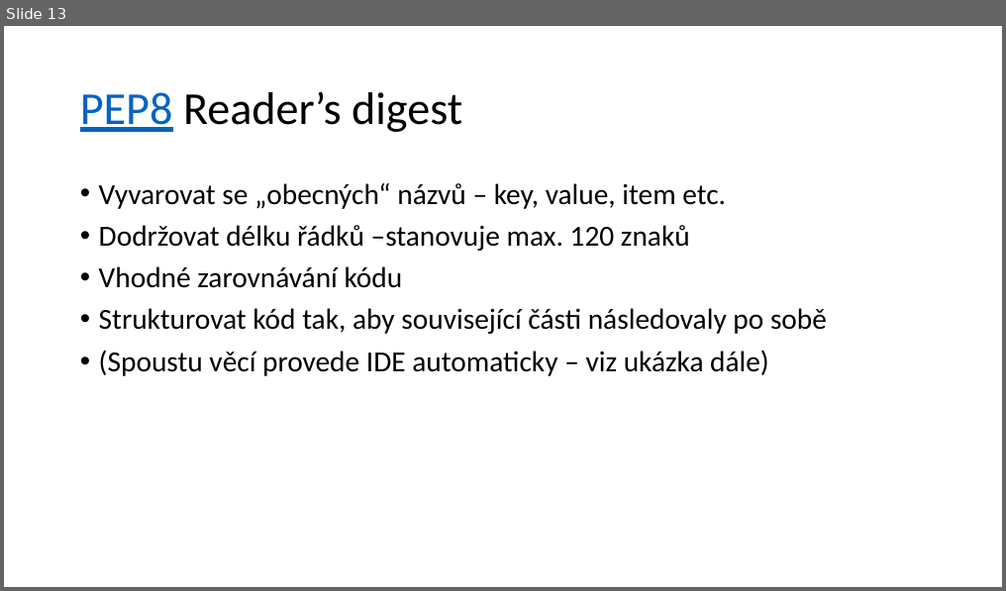
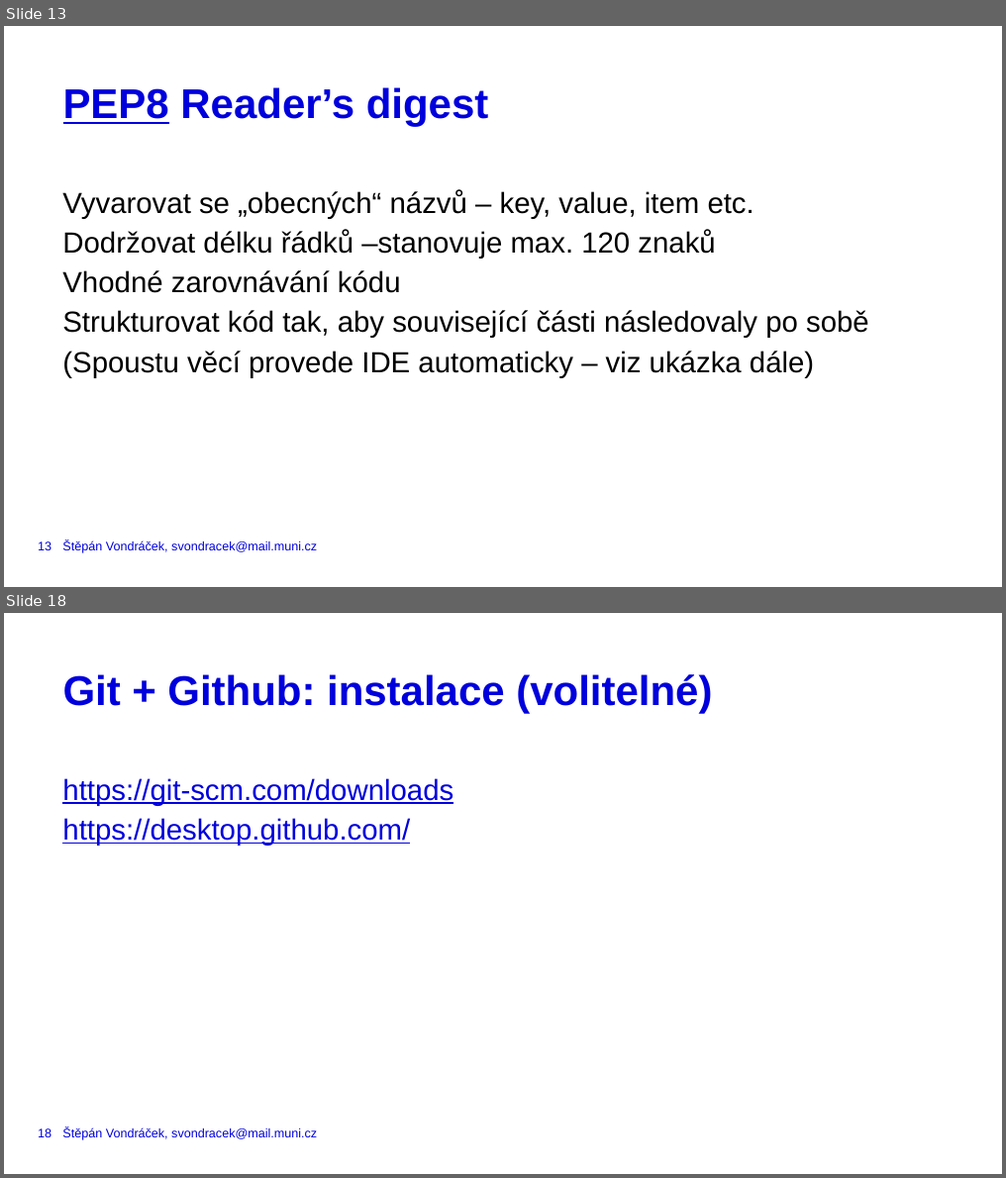
Before and after one commit to VondracekS/ESF_Workshop_BestCodingPractices, a slide deck: BCP_Workshop.pptx. Shown one above the other, each under a label of ours: slide 13 before the commit, slides 13 and 18 after it; the slides between them are not shown. The pictures are 1006x591 and 1006x1178 pixels, drawn with LibreOffice and Linux fonts; fonts in the diff are those of the drawing. Boxes give left, top, right and bottom in pixels: in the first picture for what was removed or moved away, otherwise in the second. Text is boxed around its words. In the diff, an @@ line names an element or a change of style, - is before the commit and + after.

Commit message:
moving presentation to MUNI template§

```diff
--- a/BCP_Workshop.pptx
+++ b/BCP_Workshop.pptx
@@ slide 18 added at (x1=4, y1=613, x2=1002, y2=1174), background #FFFFFF @@
@@ title added at (x1=63, y1=674, x2=712, y2=713), 40 pt, text #0000DC, bold @@
+Git + Github: instalace (volitelné)
@@ text added at (x1=62, y1=778, x2=453, y2=846), 28 pt, text #0000DC, underline @@
+https://git-scm.com/downloads
+https://desktop.github.com/
@@ page number added at (x1=38, y1=1129, x2=52, y2=1138), 12 pt, text #0000DC @@
+18
@@ text added at (x1=62, y1=1128, x2=317, y2=1141), 12 pt, text #0000DC @@
+Štěpán Vondráček, svondracek@mail.muni.cz
@@ slide 13 changed as well @@
@@ title "PEP8 Reader’s digest" moved from (x1=80, y1=91, x2=462, y2=132) to (x1=63, y1=87, x2=489, y2=126) @@
@@ title "PEP8 Reader’s digest" at (x1=63, y1=87, x2=489, y2=126): size 44 to 40 pt, font Calibri to Arial, bold on; text colour #0563C1 to #0000DC in "PEP8"; text colour #000000 to #0000DC in "Reader’s digest"; line spacing 0.9 to 40pt; vertical alignment middle to top @@
@@ text "Vyvarovat se „obecných“ názvů – ..." moved from (x1=99, y1=183, x2=827, y2=376) to (x1=62, y1=190, x2=869, y2=377) @@
@@ text "Vyvarovat se „obecných“ názvů – ..." at (x1=62, y1=190, x2=869, y2=377): font Calibri to Arial; bullet • to none; line spacing 0.9 to 1.14; less space between paragraphs @@
@@ page number added at (x1=38, y1=542, x2=52, y2=551), 12 pt, text #0000DC @@
+13
@@ text added at (x1=62, y1=541, x2=317, y2=554), 12 pt, text #0000DC @@
+Štěpán Vondráček, svondracek@mail.muni.cz
```
Also in this commit, not shown: 12 other slides changed, 5 other slides added, 8 slides removed.
